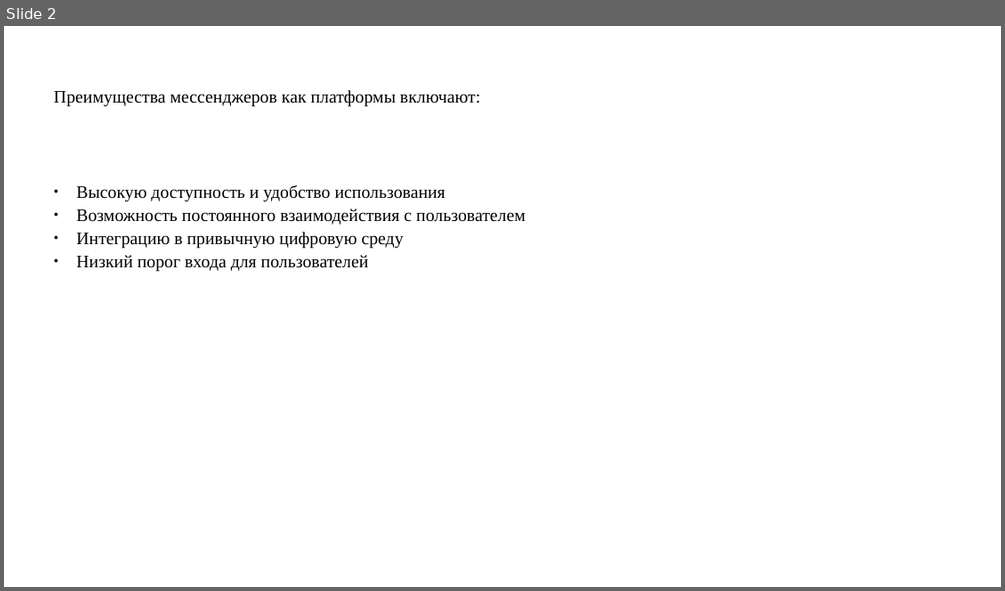
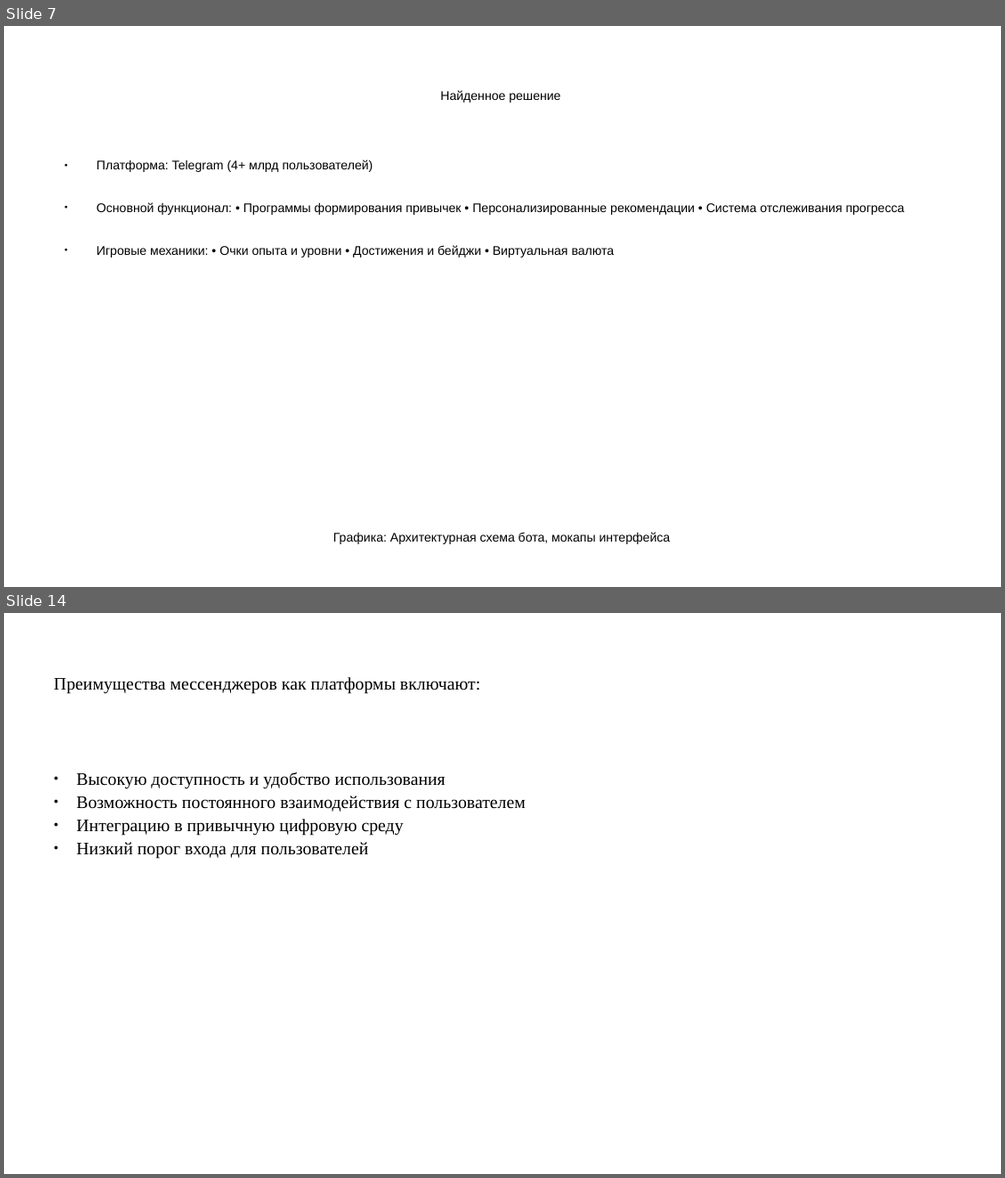
Before and after one commit to pagamov/pagamov_bot, a slide deck: docs/Гамов_Презентация Отчет НИР_26.pptx. Shown one above the other, each under a label of ours: slide 2 before the commit, slides 7 and 14 after it; the slides between them are not shown. The pictures are 1005x591 and 1005x1178 pixels, drawn with LibreOffice and Linux fonts; fonts in the diff are those of the drawing. Boxes give left, top, right and bottom in pixels: in the first picture for what was removed or moved away, otherwise in the second. Text is boxed around its words. In the diff, an @@ line names an element or a change of style, - is before the commit and + after.

```diff
--- a/docs/Гамов_Презентация Отчет НИР_26.pptx
+++ b/docs/Гамов_Презентация Отчет НИР_26.pptx
@@ slide 7 added at (4, 26, 1001, 587), background #FFFFFF @@
@@ title added at (440, 90, 560, 103), 10 pt, text #000000 @@
+Найденное решение
@@ text added at (97, 160, 905, 257), 10 pt, text #000000 @@
+● Платформа: Telegram (4+ млрд пользователей)
+● Основной функционал: • Программы формирования привычек • Персонализированные рекомендации • Система отслеживания прогресса
+● Игровые механики: • Очки опыта и уровни • Достижения и бейджи • Виртуальная валюта
@@ text added at (333, 532, 671, 544), 10 pt, text #000000 @@
+Графика: Архитектурная схема бота, мокапы интерфейса
@@ what was slide 2 is now slide 14 @@
```
Also in this commit, not shown: 12 other slides added, 1 slide removed, 3 other files.
